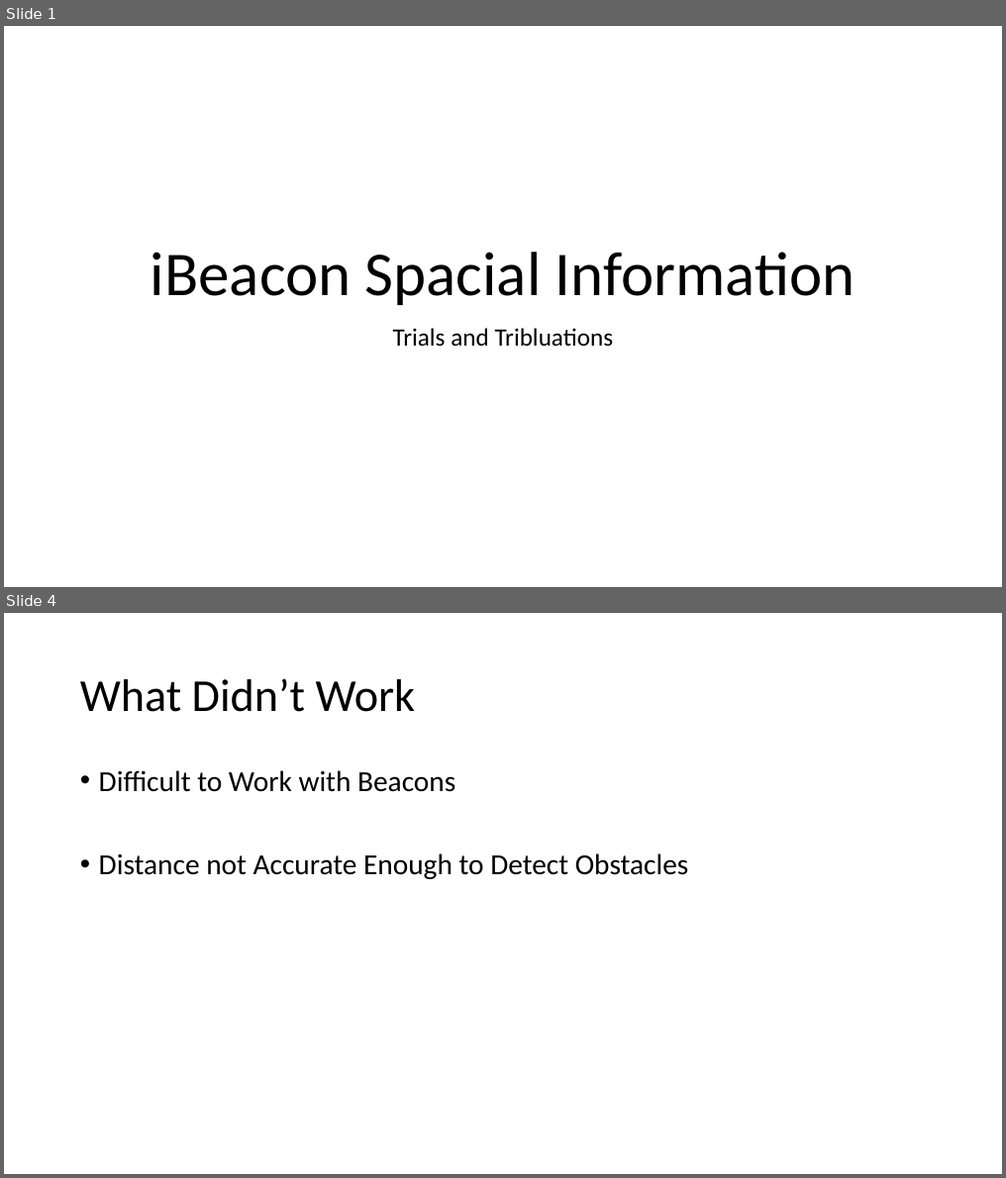
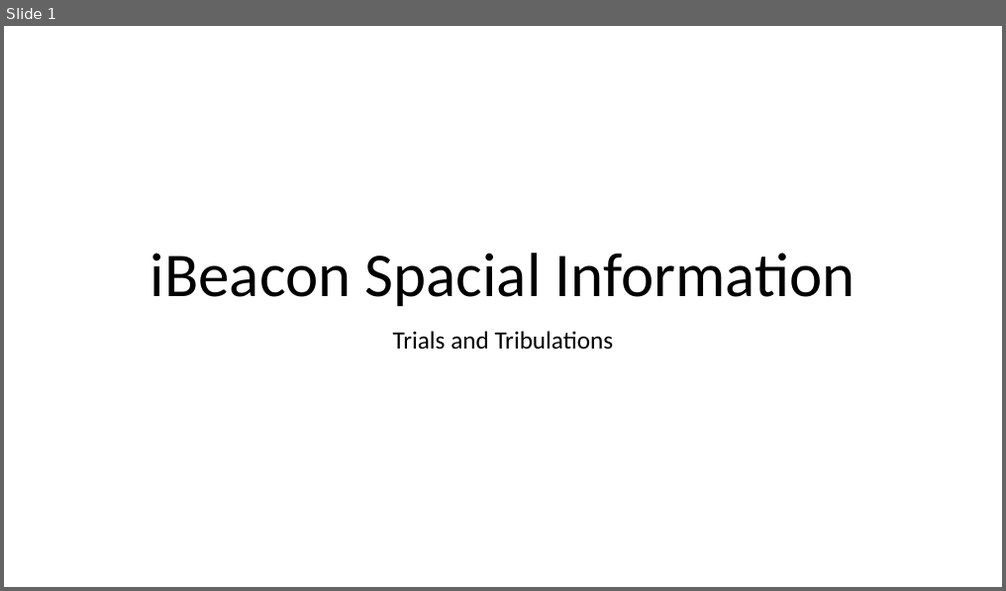
Before and after one commit to bournemouth2016/team-8, a slide deck: presentation/CFG.pptx. Shown one above the other, each under a label of ours: slides 1 and 4 before the commit, slide 1 after it; the slides between them are not shown. The pictures are 1006x1178 and 1006x591 pixels, drawn with LibreOffice and Linux fonts; fonts in the diff are those of the drawing. Boxes give left, top, right and bottom in pixels: in the first picture for what was removed or moved away, otherwise in the second. Text is boxed around its words. In the diff, an @@ line names an element or a change of style, - is before the commit and + after.

```diff
--- a/presentation/CFG.pptx
+++ b/presentation/CFG.pptx
@@ slide 4 removed at <box>4,613,1002,1174</box>, background #FFFFFF @@
@@ title removed at <box>80,678,416,712</box> @@
-What Didn’t Work
@@ text removed at <box>99,770,689,879</box> @@
-• Difficult to Work with Beacons
-• Distance not Accurate Enough to Detect Obstacles
@@ slide 1 changed as well @@
@@ text at <box>393,331,614,350</box>: text changed @@
-Trials and Tribluations
+Trials and Tribulations
```
Also in this commit, not shown: 2 other slides changed, 7 slides added, 1 other slide removed, 1 other file.
